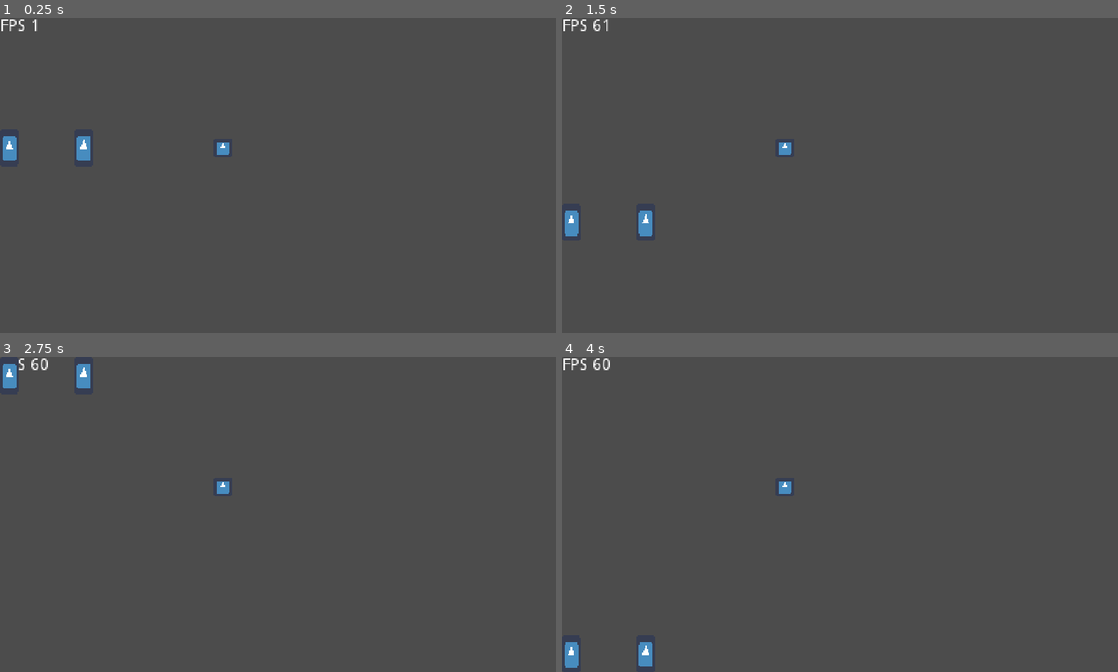
Above: before the commit, frames 1-4 (two rows, left to right).
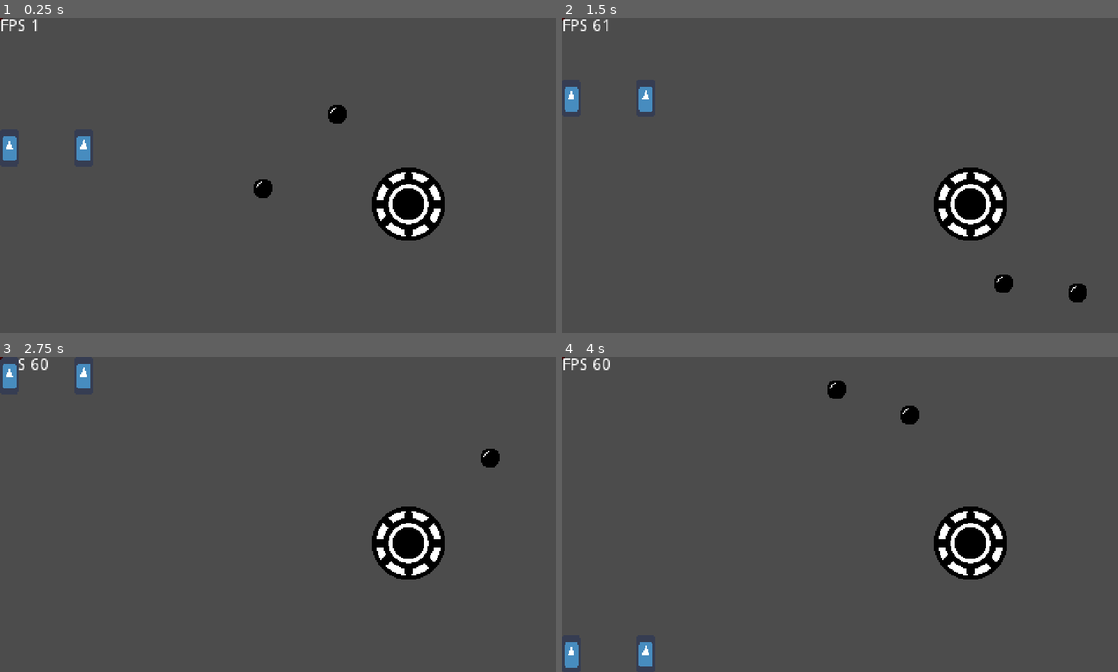
Above: after the commit, the same moments.

Repository: JesusRoberto64/PonReMix
Game: Godot game, scene res://Escenas/Pinplay.tscn
Same seed, same stepped clock (60 frames per second), same inputs: the game is played once before the commit and once after it. The engine's default icon, where the game draws it, is replaced by a stand-in: a white triangle on a blue panel in a dark square.
Inputs:
- Up to frame 1 (0.25 s): no input
- Up to frame 2 (1.5 s): tap Enter (ui_accept) at 0.5, 1.35 s; hold Up (ui_up) 0.53-1.28 s; hold Enter (ui_accept) 0.53-1.28 s; hold Down (ui_down) from 1.28 s (still down)
- Up to frame 3 (2.75 s): tap Enter (ui_accept) at 1.52, 1.82 s; release Down (ui_down) at 2.03 s; hold Up (ui_up) from 2.03 s (still down); hold Enter (ui_accept) from 2.03 s (still down)
- Up to frame 4 (4 s): release Enter (ui_accept) at 2.78 s; tap Enter (ui_accept) at 2.85, 3.02, 3.32 s; release Up (ui_up) at 3.53 s; hold Down (ui_down) from 3.53 s (still down); hold Enter (ui_accept) from 3.53 s (still down)

The runs differ from the first frame. In frame 1, 2.8% of the frame differs, in the area x 0-80%, y 0-71%; in frame 2, 3.6%, in the area x 0-95%, y 0-91%; in frame 3, 2.7%; in frame 4, 2.8%.

Commit message:
summit adavance
basic pong colsion competed

Diff:
--- a/Escenas/Pinplay.tscn
+++ b/Escenas/Pinplay.tscn
@@ -1,8 +1,12 @@
-[gd_scene load_steps=4 format=2]
+[gd_scene load_steps=8 format=2]
 
 [ext_resource path="res://icon.png" type="Texture" id=1]
 [ext_resource path="res://Logica/Pinplay.gd" type="Script" id=2]
 [ext_resource path="res://Escenas/FPS.tscn" type="PackedScene" id=3]
+[ext_resource path="res://Logica/Ball.gd" type="Script" id=4]
+[ext_resource path="res://Material/Sprites/ballX16.bmp" type="Texture" id=5]
+[ext_resource path="res://Logica/GameSTATE.gd" type="Script" id=6]
+[ext_resource path="res://Material/Sprites/Boingx64.bmp" type="Texture" id=7]
 
 [node name="Pinplay" type="Node2D"]
 script = ExtResource( 2 )
@@ -17,9 +21,27 @@
 scale = Vector2( 0.25, 0.5 )
 texture = ExtResource( 1 )
 
-[node name="ball" type="Sprite" parent="."]
+[node name="Ball" type="Sprite" parent="."]
 position = Vector2( 192, 112 )
-scale = Vector2( 0.25, 0.25 )
+texture = ExtResource( 5 )
+script = ExtResource( 4 )
+
+[node name="Ball2" type="Sprite" parent="."]
+position = Vector2( 256, 48 )
+texture = ExtResource( 5 )
+script = ExtResource( 4 )
+
+[node name="FPS" parent="." instance=ExtResource( 3 )]
+
+[node name="collred" type="Sprite" parent="."]
+modulate = Color( 1, 0, 0, 1 )
+scale = Vector2( 0.05, 0.05 )
 texture = ExtResource( 1 )
 
-[node name="FPS" parent="." instance=ExtResource( 3 )]
+[node name="GameSTATE" type="Node" parent="."]
+pause_mode = 2
+script = ExtResource( 6 )
+
+[node name="Boing" type="Sprite" parent="."]
+position = Vector2( 352, 160 )
+texture = ExtResource( 7 )
--- /dev/null
+++ b/Logica/Ball.gd
@@ -0,0 +1,76 @@
+extends Sprite
+
+var dirY = 1
+var dirX = 1
+var vel = 200
+
+onready var Paddle1 = get_parent().get_node("Paddle1")
+onready var Paddle2 = get_parent().get_node("Paddle2")
+
+onready var offsetColl = (get_rect().size.x/2) #+ Paddle1.get_rect().size.x/2
+onready var collPoint = get_parent().get_node("collred")
+
+var genTimer = 0.0
+
+func _process(delta):
+	if position.x < 0.0 - get_rect().size.x/2:
+		genTimer += delta
+		if genTimer > 1.0:
+			position = Vector2(get_viewport().size.x/2 + (100),get_viewport().size.y/2)
+			vel = 200
+			dirX = -1
+			genTimer = 0.0
+		return
+	var mov = Vector2(dirX,dirY).normalized()
+	var prevPoint = position
+	position = position + mov*delta*vel
+
+	#Check paddle collsion, si sobrepasa el punto donde interesa la colision.
+	if position.x <= Paddle2.position.x + offsetColl and prevPoint.x > Paddle2.position.x + offsetColl:
+		paddle_Collision(Paddle2,prevPoint,Paddle2.position.x + offsetColl)
+		pass
+	if position.x <= Paddle1.position.x + offsetColl and prevPoint.x > Paddle1.position.x + offsetColl :
+		paddle_Collision(Paddle1,prevPoint,Paddle1.position.x + offsetColl)
+		pass
+
+	#limite de piso y suelo
+	if abs(position.y - get_viewport().size.y/2) > get_viewport().size.y/2 - (get_rect().size.y/2):
+		dirY = dirY*-1
+		position.y = clamp(position.y,(get_rect().size.y/2),get_viewport().size.y - (get_rect().size.y/2))
+
+	# Para ambas paredes verticales
+#	if abs(position.x - get_viewport().size.x/2) > get_viewport().size.x/2 - (get_rect().size.x/2):
+#		dirX = -dirX
+#		position.x = clamp(position.x,(get_rect().size.x/2),get_viewport().size.x - (get_rect().size.x/2))
+
+	#Para la pared derecha
+	if position.x > get_viewport().size.x - get_rect().size.x/2:
+		dirX = -dirX
+
+func paddle_Collision(paddle, _prev_pos: Vector2, _intersect_X: float):
+	if dirX > -1: return # si no es menos que cero entonces no corremos todo el >>
+	#código es tomar la direccion en la que se va osea solo hacia la izquierda en negativo
+	var Y = get_Y_intersec_Dist(position,_prev_pos,_intersect_X)# la formula para tomar el >>
+	#valor de y cuando x = _intersect_X
+	var difference_Y = Y - paddle.position.y# que tan alejado estan los ejes y de paddle y la ball
+	if difference_Y > -paddle.get_rect().size.y/2 and difference_Y < paddle.get_rect().size.y/2:
+		# Saber si estamos abajo o arriba del paddel para darle una dirección al colisioner.
+		var newDirY = -1 if difference_Y < 0 else 1# saber si la pelota cilisiono en la mitad superior >>
+		# o inferiro de paddle
+		dirY += (difference_Y/128) #sumar un poco el calor Y para cambiar el ángulo.
+		dirY = abs(dirY)*newDirY #tomar el valor abssoluto de la suma para que no afecte en el cambio >>
+		# de signo en la multiplicación
+		dirY = clamp(dirY,-1.5,1.5)# hacer un límite del maximo valor de y para que movimiento no sea >>
+		# tan vertical
+		dirX = -dirX# Cambio de la dierccion horizontal
+		vel += 25 # sumar la velocidad al golpear
+		position = Vector2(_intersect_X,Y)# regresar al punto de colision
+		collPoint.position = Vector2(_intersect_X,Y)# test del la colision
+		pass
+	pass
+
+func get_Y_intersec_Dist(_pos: Vector2,_prev_Pos:Vector2 ,_intersect_X:float) -> float:
+	#intersect_X the ditance of the axis x where the collision have to take place.
+	var m = (_prev_Pos.y - _pos.y) / (_prev_Pos.x - _pos.x) #Get pendiente (trigonometric formula)
+	return m*(_intersect_X - _pos.x) + _pos.y# return the formula to get the "y" in >>
+	#Vector2(_intetsect_X,y)
--- a/Logica/FPS.gd
+++ b/Logica/FPS.gd
@@ -2,7 +2,3 @@
 
 func _process(_delta):
 	$numb.text = "FPS " + String(Engine.get_frames_per_second())
-
-func _input(event):
-	if event.is_action_pressed("ui_cancel"):
-		get_tree().quit()
--- /dev/null
+++ b/Logica/GameSTATE.gd
@@ -0,0 +1,10 @@
+extends Node
+
+func _input(event):
+	if event.is_action_pressed("ui_accept"):
+		if get_tree().paused == true:
+			get_tree().paused = false
+		else:
+			get_tree().paused = true
+	if event.is_action_pressed("ui_cancel"):
+		get_tree().quit()
--- a/Logica/Pinplay.gd
+++ b/Logica/Pinplay.gd
@@ -4,9 +4,10 @@
 var paddle_2
 
 var accel = 50 #50
-var desaccel = 25#25
+var desaccel = 75#25
 var direction = 1
 var y = 0.0
+
 
 func _process(delta):
 	#Para saber si se esta precionando el botón
@@ -16,15 +17,18 @@
 		direction = 1
 	elif Input.is_action_pressed("ui_up"):
 		direction = -1
-	# La aceleracion y desaleracion
+	# La aceleracion y desaleracion gráfica
 	if !isMov == 0:
-		y += pow(accel,2.0)*delta # poner un exponente de 2.0
-		y = clamp(y,0,800) # Poner un límite de sustain o meseta.
+		y += accel
+		y = clamp(y,0,800) # Poner un límite de sustain o meseta
 	elif isMov == 0:
-		y -= pow(desaccel,3.0)*delta # poner exponente de 3.0
+		y -= desaccel
 		y = clamp(y,0,400) # Poner otro límite de desaleración
 
-	$Paddle1.position.y += y*direction*delta # movimiento
+	#Método básico
+	#y = 800
+
+	$Paddle1.position.y += y*direction*delta # movimiento correjirlo con Delta
 	# poner limites superior e inferior
 	$Paddle1.position.y = clamp($Paddle1.position.y,$Paddle1.get_rect().size.y/4,get_viewport().size.y-$Paddle1.get_rect().size.y/4)
 	$Paddle2.position.y = $Paddle1.position.y # copia la posicion de otro
--- a/project.godot
+++ b/project.godot
@@ -28,6 +28,23 @@
 window/stretch/mode="viewport"
 window/stretch/aspect="keep"
 
+[input]
+
+ui_up={
+"deadzone": 0.5,
+"events": [ Object(InputEventKey,"resource_local_to_scene":false,"resource_name":"","device":0,"alt":false,"shift":false,"control":false,"meta":false,"command":false,"pressed":false,"scancode":16777232,"physical_scancode":0,"unicode":0,"echo":false,"script":null)
+, Object(InputEventJoypadButton,"resource_local_to_scene":false,"resource_name":"","device":0,"button_index":12,"pressure":0.0,"pressed":false,"script":null)
+, Object(InputEventKey,"resource_local_to_scene":false,"resource_name":"","device":0,"alt":false,"shift":false,"control":false,"meta":false,"command":false,"pressed":false,"scancode":0,"physical_scancode":87,"unicode":0,"echo":false,"script":null)
+ ]
+}
+ui_down={
+"deadzone": 0.5,
+"events": [ Object(InputEventKey,"resource_local_to_scene":false,"resource_name":"","device":0,"alt":false,"shift":false,"control":false,"meta":false,"command":false,"pressed":false,"scancode":16777234,"physical_scancode":0,"unicode":0,"echo":false,"script":null)
+, Object(InputEventJoypadButton,"resource_local_to_scene":false,"resource_name":"","device":0,"button_index":13,"pressure":0.0,"pressed":false,"script":null)
+, Object(InputEventKey,"resource_local_to_scene":false,"resource_name":"","device":0,"alt":false,"shift":false,"control":false,"meta":false,"command":false,"pressed":false,"scancode":0,"physical_scancode":83,"unicode":0,"echo":false,"script":null)
+ ]
+}
+
 [physics]
 
 common/enable_pause_aware_picking=true
Binary file added: Material/Sprites/Boingx64.bmp
Not shown, added: Material/Sprites/Boingx64.bmp.import
Binary file added: Material/Sprites/ballX.bmp
Not shown, added: Material/Sprites/ballX.bmp.import
Binary file added: Material/Sprites/ballX16.bmp
Not shown, added: Material/Sprites/ballX16.bmp.import
